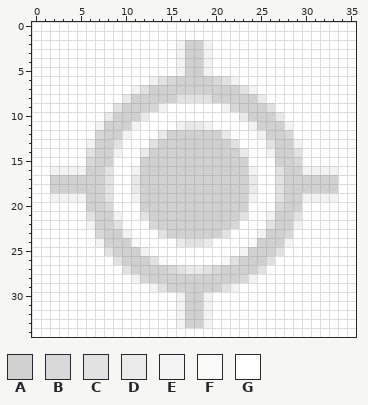
File history of a pixel-art sprite, app/src/main/res/mipmap-hdpi/mylocation.png. Above, as it was before the edit.
The file is 36x35 pixels. Colours within 5 levels of each other are drawn and written as one.
Palette (. is transparent): A #d1d1d1  B #d8d8d8  C #e2e2e2  D #eaeaea  E #f3f3f3  F #f9f9f9  G #ffffff
Pixels before, first column x 0:
 0 GGGGGGGGGGGGGGGGGGGGGGGGGGGGGGGGGGGG
 1 GGGGGGGGGGGGGGGGGGGGGGGGGGGGGGGGGGGG
 2 GGGGGGGGGGGGGGGGEAAEGGGGGGGGGGGGGGGG
 3 GGGGGGGGGGGGGGGGEAAEGGGGGGGGGGGGGGGG
 4 GGGGGGGGGGGGGGGGEAAEGGGGGGGGGGGGGGGG
 5 GGGGGGGGGGGGGGGGEAAEGGGGGGGGGGGGGGGG
 6 GGGGGGGGGGGGGECBAAAABCEGGGGGGGGGGGGG
 7 GGGGGGGGGGGECAAAAAAAAAACEGGGGGGGGGGG
 8 GGGGGGGGGGDAAAAACCCCAAAAADGGGGGGGGGG
 9 GGGGGGGGGCAAABEGGGGGGEBAAACGGGGGGGGG
10 GGGGGGGGDAAADGGGGGGGGGGDAAADGGGGGGGG
11 GGGGGGGEAAAEGGGGEDDEGGGGEAAAEGGGGGGG
12 GGGGGGGBAAEGGGDAAAAAADGGGEAABGGGGGGG
13 GGGGGGEAACGGGCAAAAAAAACGGGCAAEGGGGGG
14 GGGGGGCAAEGGDAAAAAAAAAADGGEAACGGGGGG
15 GGGGGGBAAGGGAAAAAAAAAAAAGGGAABGGGGGG
16 GGEEEEAACGGEAAAAAAAAAAAAEGGCAAEEEEGG
17 GGAAAAAACGGDAAAAAAAAAAAADGGCAAAAAAGG
18 GGAAAAAACGGDAAAAAAAAAAAADGGCAAAAAAGG
19 GGEEEEAACGGEAAAAAAAAAAAAEGGCAAEEEEGG
20 GGGGGGAABGGGAAAAAAAAAAAAGGGBAAGGGGGG
21 GGGGGGCAAEGGCAAAAAAAAAACGGEAACGGGGGG
22 GGGGGGEAACGGGBAAAAAAAABGGGCAAEGGGGGG
23 GGGGGGGBAAEGGGCAAAAAACGGGEAABGGGGGGG
24 GGGGGGGEAAAFGGGGDCCDGGGGFAAAEGGGGGGG
25 GGGGGGGGCAAAEGGGGGGGGGGEAAACGGGGGGGG
26 GGGGGGGGGCAAACFGGGGGGFCAAACGGGGGGGGG
27 GGGGGGGGGGCAAAABCDDCBAAAACGGGGGGGGGG
28 GGGGGGGGGGGEBAAAAAAAAAABEGGGGGGGGGGG
29 GGGGGGGGGGGGGECAAAAAACEGGGGGGGGGGGGG
30 GGGGGGGGGGGGGGGGEAAEGGGGGGGGGGGGGGGG
31 GGGGGGGGGGGGGGGGEAAEGGGGGGGGGGGGGGGG
32 GGGGGGGGGGGGGGGGEAAEGGGGGGGGGGGGGGGG
33 GGGGGGGGGGGGGGGGEAAEGGGGGGGGGGGGGGGG
34 GGGGGGGGGGGGGGGGGGGGGGGGGGGGGGGGGGGG
After:
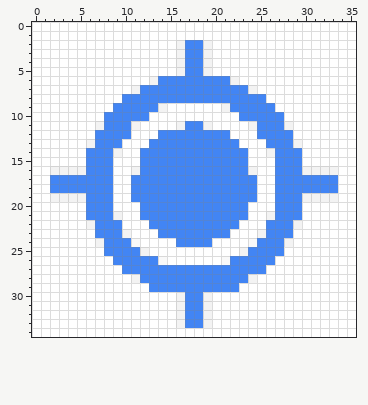
Change:
Colour A changes from #d1d1d1 to #4285f4.
The author changed colour B to colour A in row 6 at x 15 and 20; in row 9 at x 13 and 22; in row 12 at x 7 and 28; in row 15 at x 6 and 29; in row 20 at x 8 and 27; in row 22 at x 13 and 22.
The author changed colour B to colour A in row 23 at x 7 and 28; in row 27 at x 15 and 20; in row 28 at x 12 and 23.
The author changed colour C to colour A in row 6 at x 14 and 21; in row 7 at x 12 and 23; in row 8 at x 16 to 19; in row 9 at x 9 and 26; in row 13 at x 9, 13, 22 and 26; in row 14 at x 6 and 29.
The author changed colour C to colour A in rows 16 to 19 at x 8 and 27; in row 21 at x 6, 12, 23 and 29; in row 22 at x 9 and 26; in row 23 at x 14 and 21; in row 24 at x 17 to 18; in row 25 at x 8 and 27.
The author changed colour C to colour A in row 26 at x 9, 13, 22 and 26; in row 27 at x 10, 16, 19 and 25; in row 29 at x 14 and 21.
The author changed colour D to colour A in row 8 at x 10 and 25; in row 10 at x 8, 12, 23 and 27; in row 11 at x 17 to 18; in row 12 at x 14 and 21; in row 14 at x 12 and 23; in rows 17 to 18 at x 11 and 24.
The author changed colour D to colour A in row 24 at x 16 and 19; in row 27 at x 17 to 18.
The author changed colour E to colour A in row 12 at x 10 and 25; in row 19 at x 11 and 24; in row 29 at x 13 and 22.
Where, in picture pixels (left, top, right, bottom), the same in both pictures:
changed: (50, 40, 338, 328)
